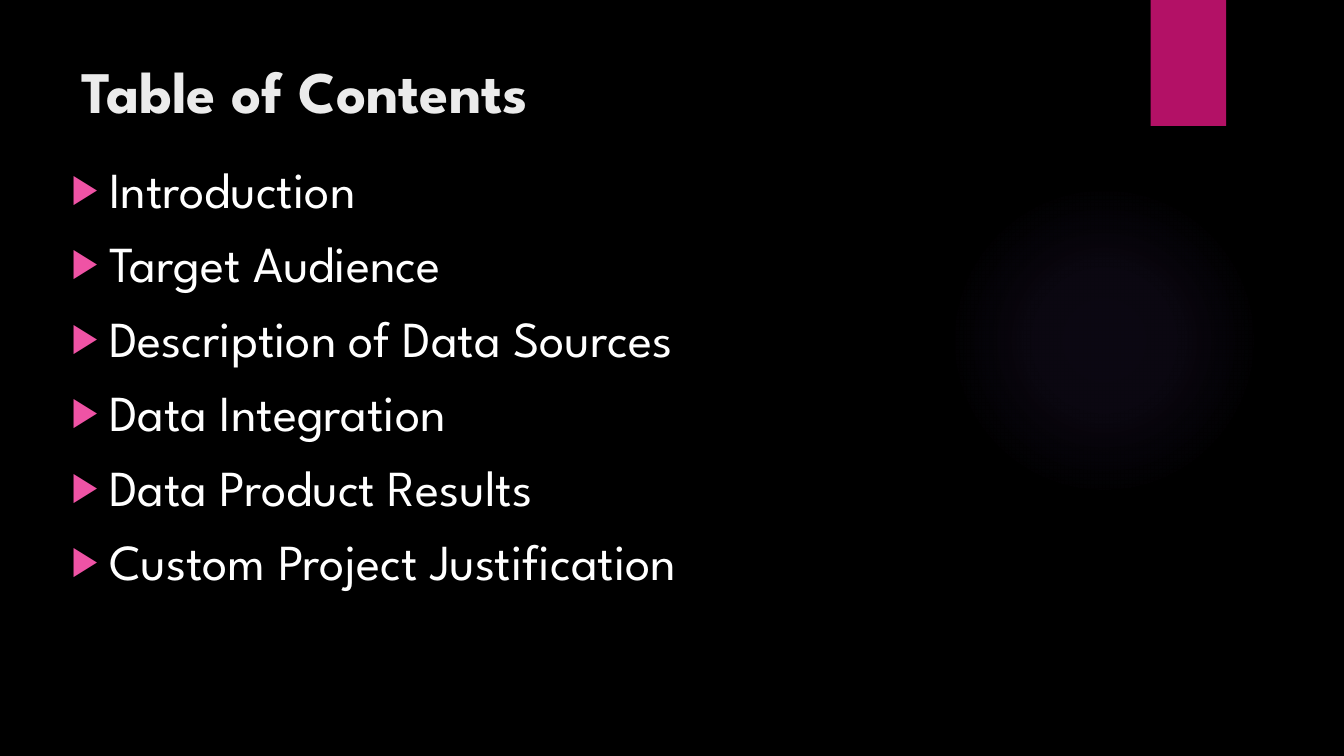
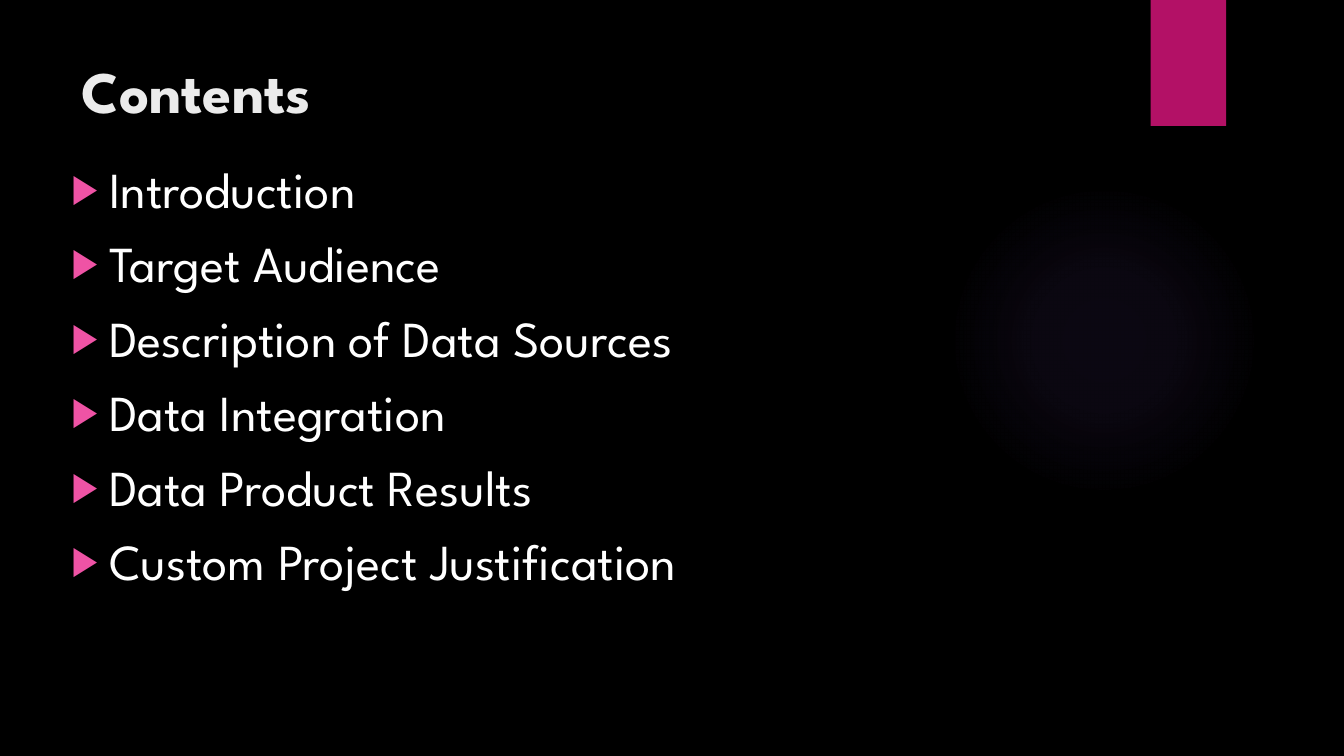
Before and after one commit to ekalgolas/Relation-extraction-using-Semantic-Web, a slide deck: slide 2 of documentation/Relation extraction using semantic web technologies.pptx. Drawn at 1344x756 pixels with LibreOffice and Linux fonts; fonts in the diff are those of the drawing; background and template pictures are left out. Boxes give left, top, right and bottom in pixels: in the first picture for what was removed or moved away, otherwise in the second. Text is boxed around its words. In the diff, an @@ line names an element or a change of style, - is before the commit and + after.

```diff
--- a/documentation/Relation extraction using semantic web technologies.pptx
+++ b/documentation/Relation extraction using semantic web technologies.pptx
@@ title at bbox=[81, 73, 311, 114]: text changed @@
-Table of Contents
+Contents
```
Also in this commit, not shown: 7 other slides changed.
